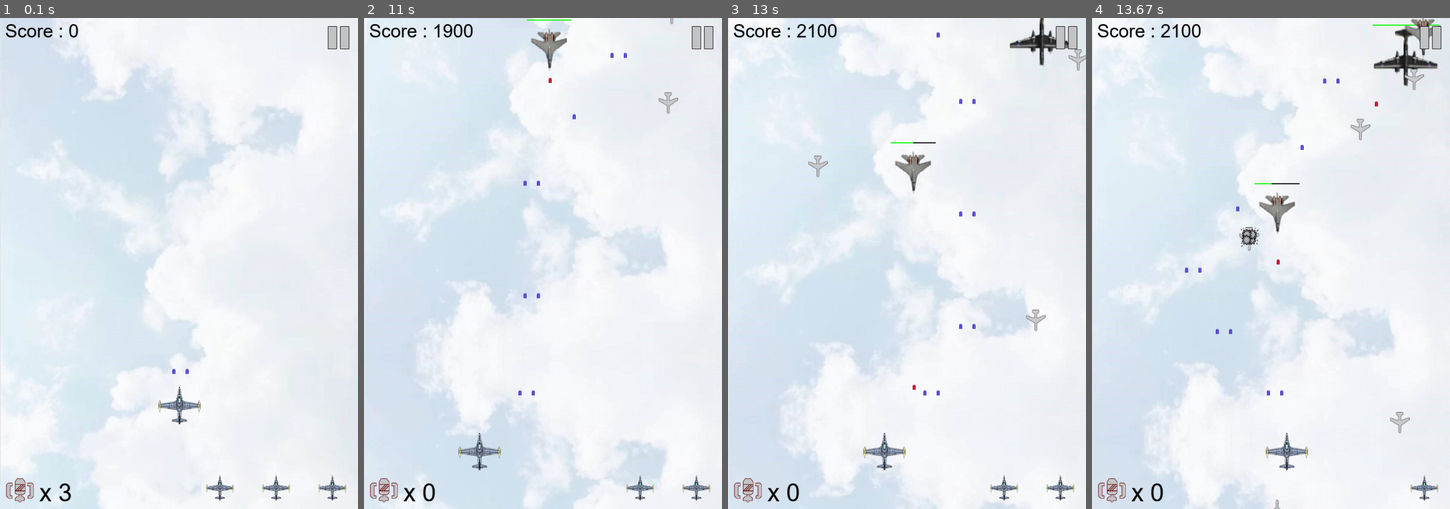
Above: before the commit, frames 1-4 (left to right).
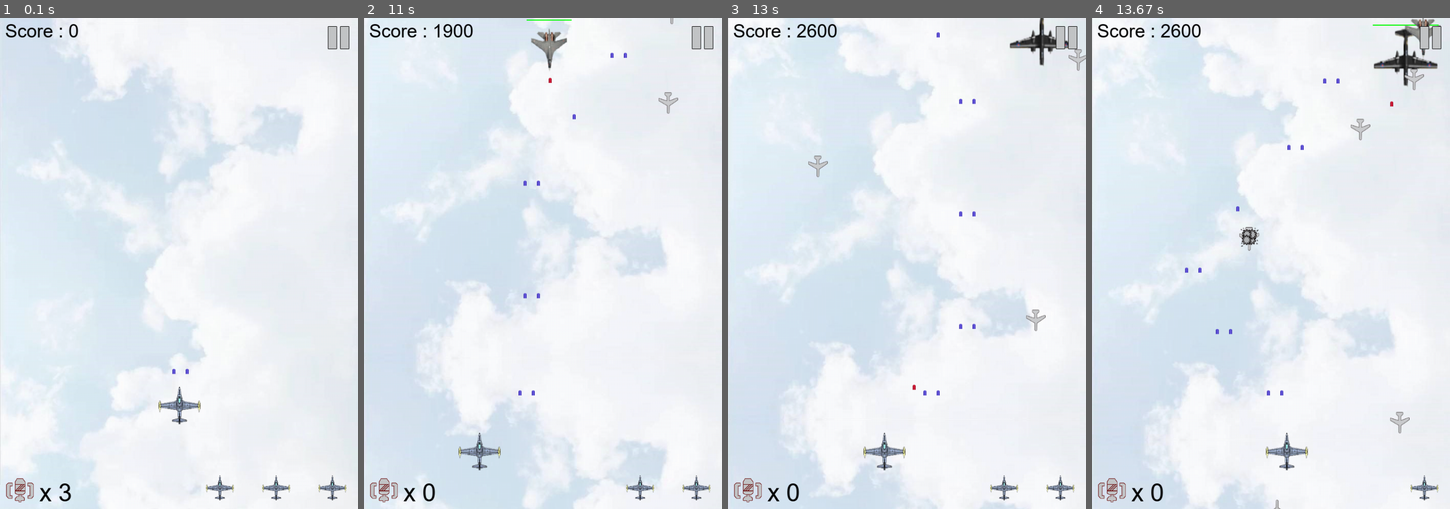
Above: after the commit, the same moments.

Repository: charlie-ccw/Pygame-project
Game: pygame game, started from main.py
Two runs of this game, one before a commit and one after it. Both use one fixed random seed, a clock stepped at 60 frames per second and the inputs below.
Inputs:
- Up to frame 1 (0.1 s): no input
- Up to frame 2 (11 s): tap Space at 0.33, 0.73, 1.03, 1.3, 2.07, 2.47, 2.77, 3.53, 3.83, 4.03, 4.33, 4.53, 4.87, 5.17, 5.37, 5.67, 5.93, 6.27, 6.57, 6.7, 7.1, 7.4, 7.77, 8.17, 8.47, 8.67, 8.97, 9.17, 9.5, 9.8, 10, 10.3, 10.57, 10.9 s; hold A 0.67-1.2 s; hold S 1.23-1.53 s; hold W 2-2.37 s; hold D 2.4-3.03 s; hold A 3.47-3.93 s; hold D 3.97-4.43 s; hold W 4.47-4.77 s; hold D 4.8-5.27 s; hold A 5.3-5.83 s; hold S 5.87-6.17 s; hold A 6.2-6.6 s; hold W 6.63-7 s; hold D 7.03-7.67 s; hold S 7.7-8.07 s; hold A 8.1-8.57 s; hold D 8.6-9.07 s; hold W 9.1-9.4 s; hold D 9.43-9.9 s; hold A 9.93-10.47 s; hold S 10.5-10.8 s; hold A from 10.83 s (still down)
- Up to frame 3 (13 s): tap Space at 11.2, 11.33, 11.73, 12.03, 12.4, 12.8 s; release A at 11.23 s; hold W 11.27-11.63 s; hold D 11.67-12.3 s; hold S 12.33-12.7 s; hold A from 12.73 s (still down)
- Up to frame 4 (13.67 s): tap Space at 13.1, 13.3, 13.6 s; release A at 13.2 s; hold D from 13.23 s (still down)

Frames 1-2 are identical in both runs. In frame 3, 0.4% of the frame differs, in the area x 22-59%, y 1-36%; in frame 4, 0.5%, in the area x 22-85%, y 1-51%.

Commit message:
enemies group
add all the enemy2 into enemies group and change the horizonal speed of enemy3 bullet

Diff:
--- a/main.py
+++ b/main.py
@@ -85,6 +85,11 @@
     enemy2.add(e23)
     enemy2.add(e24)
     enemy2.add(e25)
+    enemies.add(e21)
+    enemies.add(e22)
+    enemies.add(e23)
+    enemies.add(e24)
+    enemies.add(e25)
 
     e3 = enemy.Enemy3(size)
     enemy3.add(e3)
@@ -442,9 +447,9 @@
                 screen.blit(bullet5.image, bullet5.rect)
                 bullet5.move()
                 if bullet5.rect.centerx > myplane1.rect.centerx and bullet5.rect.top < myplane1.rect.top:
-                    bullet5.rect.left -= 4
+                    bullet5.rect.left -= 2
                 if bullet5.rect.centerx < myplane1.rect.centerx and bullet5.rect.top < myplane1.rect.top:
-                    bullet5.rect.left += 4
+                    bullet5.rect.left += 2
             else:
                 if e3.rect.top > 0 and e3.rect.top <800:
                     bullet5.reset((e3.rect.centerx , e3.rect.bottom))
